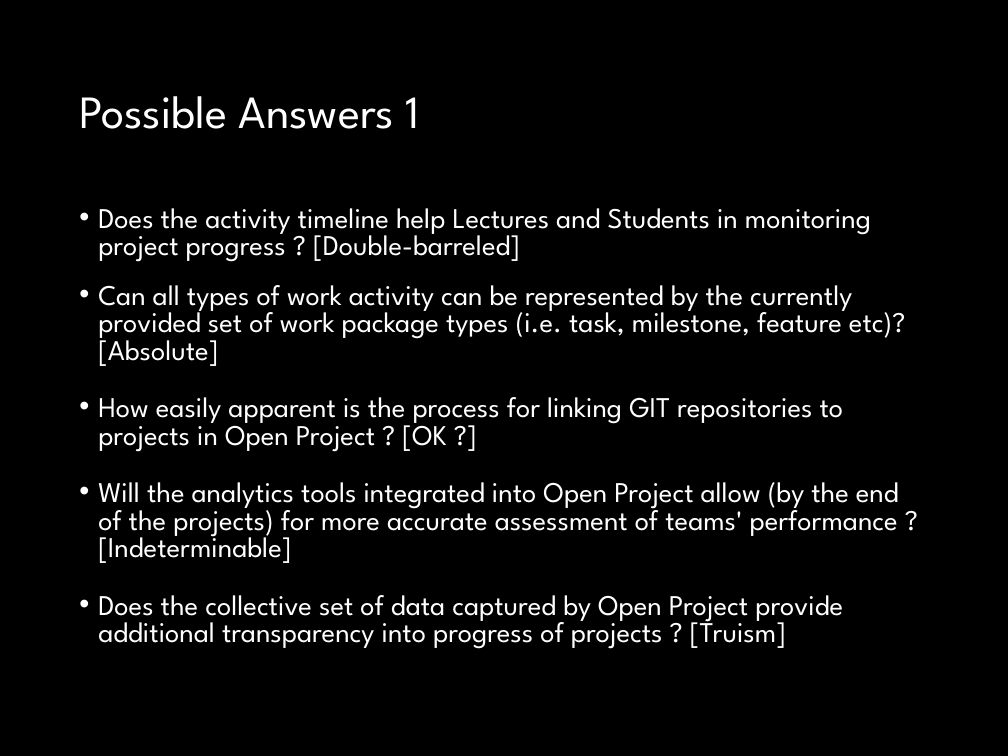
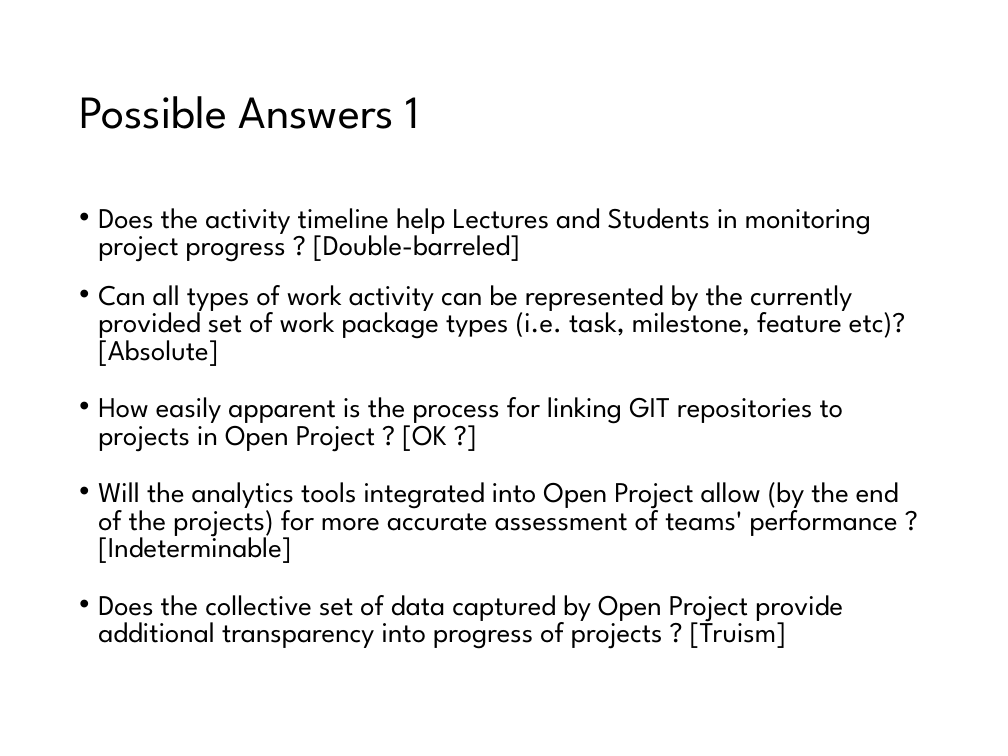
Before and after one commit to drslock/SPE2018, a slide deck: slide 14 of Lecture Slides/23 Evaluation II.pptx. Drawn at 1008x756 pixels with LibreOffice and Linux fonts; fonts in the diff are those of the drawing. Boxes give left, top, right and bottom in pixels: in the first picture for what was removed or moved away, otherwise in the second. Text is boxed around its words. In the diff, an @@ line names an element or a change of style, - is before the commit and + after.

```diff
--- a/Lecture Slides/23 Evaluation II.pptx
+++ b/Lecture Slides/23 Evaluation II.pptx
@@ background #000000 to #FFFFFF @@
@@ title "Possible Answers 1" at bbox=[79, 96, 420, 129]: text colour #FFFFFF to #000000 @@
@@ text "Does the activity timeline help ..." at bbox=[98, 208, 905, 649]: text colour #FFFFFF to #000000 @@
@@ fill #000000 to #FFFFFF in 4 elements at bbox=[427, 337, 587, 372], bbox=[486, 420, 586, 456], bbox=[407, 532, 631, 568], bbox=[99, 645, 244, 680] @@
```
Also in this commit, not shown: 20 other slides changed, 1 other file.
